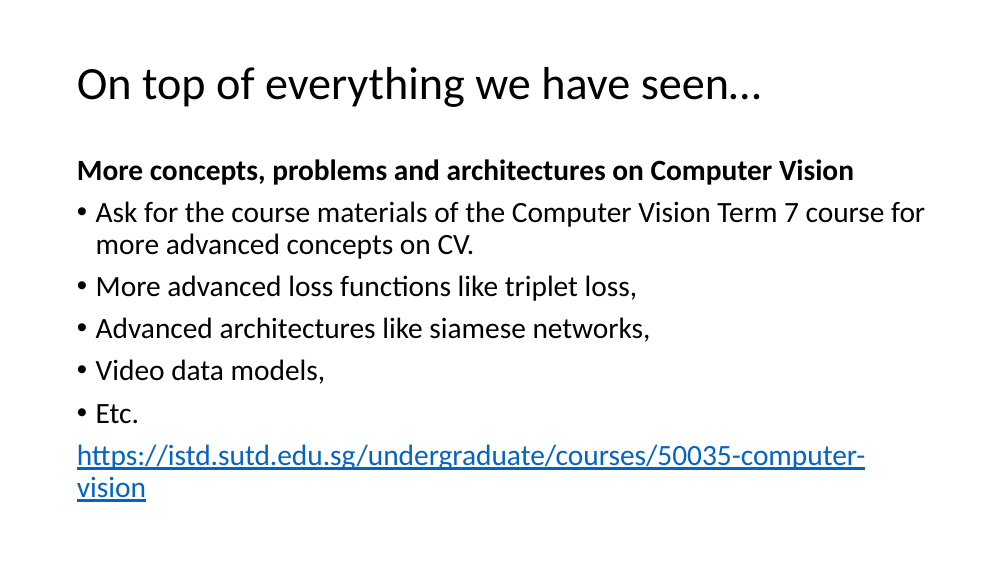
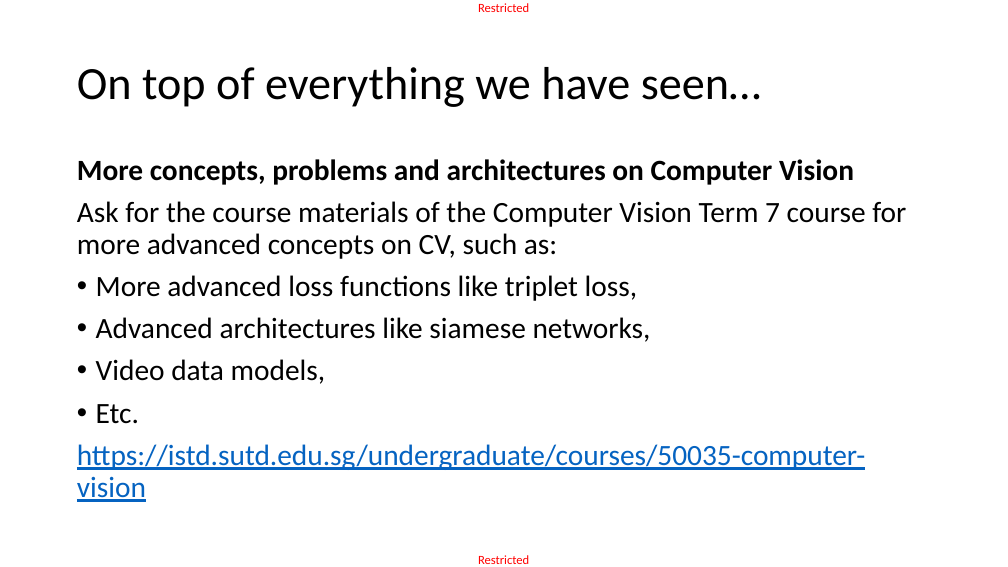
Before and after one commit to matthieudemari/SUTD_DL_50_039, a slide deck: slide 12 of W13/W13S1.pptx. Drawn at 1008x567 pixels with LibreOffice and Linux fonts; fonts in the diff are those of the drawing. Boxes give left, top, right and bottom in pixels: in the first picture for what was removed or moved away, otherwise in the second. Text is boxed around its words. In the diff, an @@ line names an element or a change of style, - is before the commit and + after.

```diff
--- a/W13/W13S1.pptx
+++ b/W13/W13S1.pptx
@@ text added at (478, 3, 529, 12), 12 pt, text #FF0000 @@
+Restricted
@@ text at (77, 201, 906, 259): text changed @@
-• Ask for the course materials of the Computer Vision Term 7 course for more advanced concepts on CV.
+Ask for the course materials of the Computer Vision Term 7 course for more advanced concepts on CV, such as:
@@ text added at (478, 555, 529, 564), 12 pt, text #FF0000 @@
+Restricted
```
Also in this commit, not shown: 28 other slides changed, 1 slide added, 1 other file.
